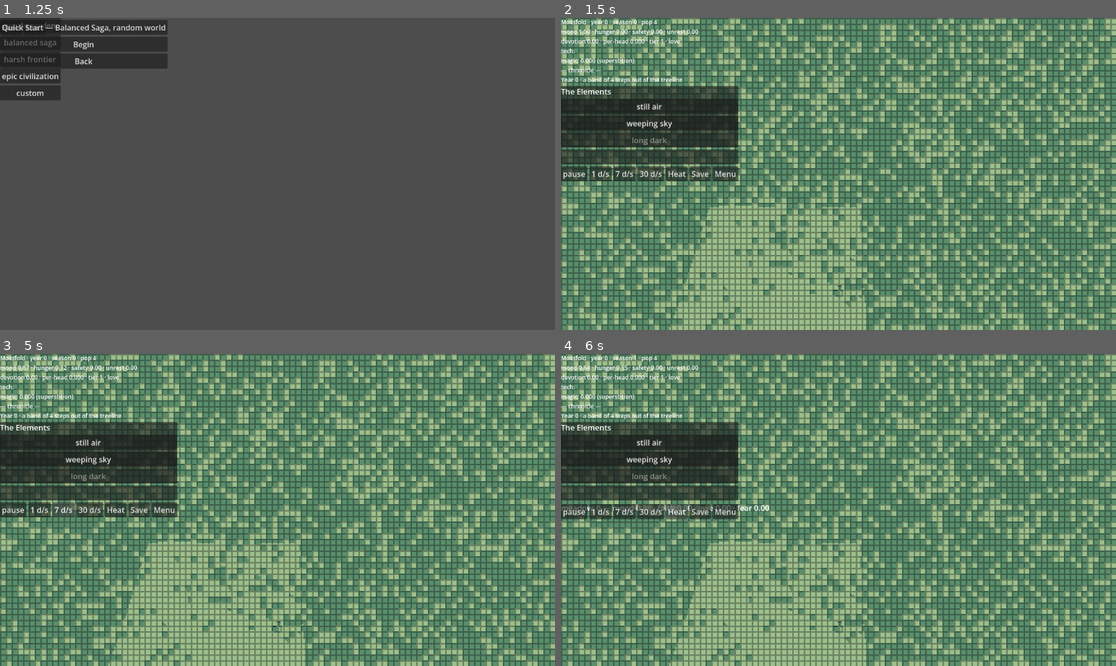
Above: before the commit, frames 1-4 (two rows, left to right).
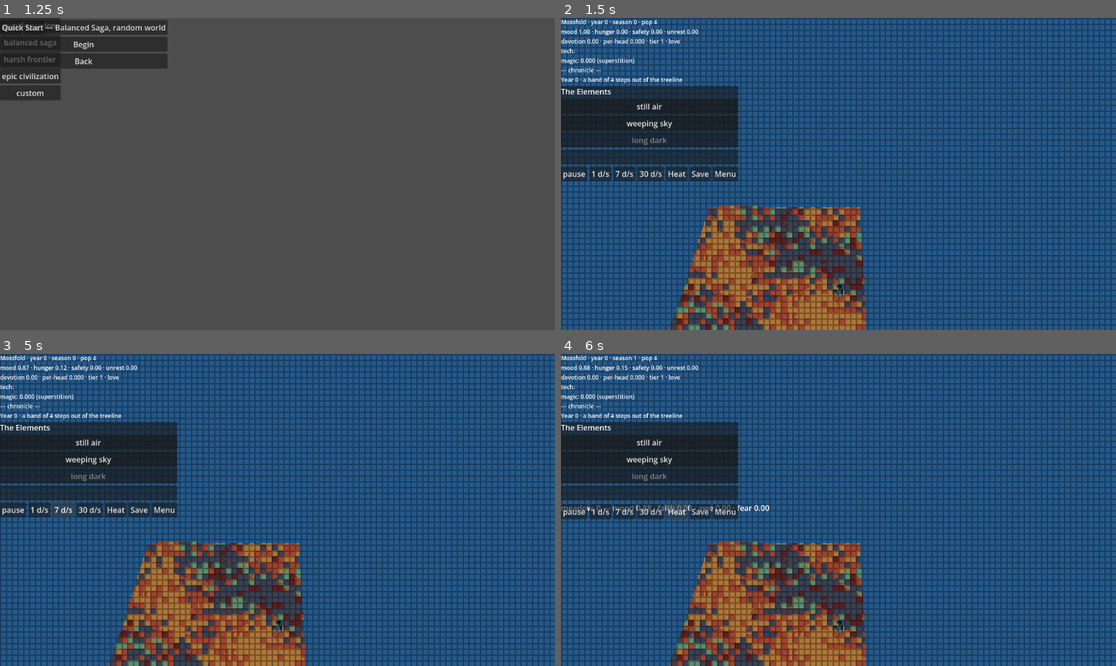
Above: after the commit, the same moments.

Repository: khuzul2/gnome-colony
Game: Godot game, scene res://presentation/main.tscn
Same seed, same stepped clock (60 frames per second), same inputs: the game is played once before the commit and once after it.
Inputs:
- Up to frame 1 (1.25 s): click "New Game" at 0.5 s
- Up to frame 2 (1.5 s): click "Quick Start — Balanced Saga, …" at 1.25 s
- Up to frame 3 (5 s): click "still air" at 2 s; click "weeping sky" at 2.75 s; click "1 d/s" at 3.5 s; click "7 d/s" at 4.25 s
- Up to frame 4 (6 s): click "30 d/s" at 5 s; click "Heat" at 5.75 s

Frame 1 is identical in both runs. In frame 2, 92% of the frame differs, in the area x 0-100%, y 0-100%; in frame 3, 92%; in frame 4, 92%.

Commit message:
R1.4: Ravenna lighting & mood (gold key light on deep-lapis ambient)
StageLighting replaces RunView's daylight: one low warm gold key light
(#f2d488, energy 1.3, 28 deg elevation) over a deep-lapis ambient (#0d1b3e,
energy 0.35) with gold-only bloom (threshold 0.85) — figures luminous on dark.
Black crush is realized by the palette floor; figure rim lands in R1.5. 3 tests.

Co-Authored-By: Claude Opus 4.8 <noreply@anthropic.com>
Claude-Session: https://claude.ai/code/session_01X68E7gvxb9UbHMgv15DTXv

Diff:
--- /dev/null
+++ b/presentation/render/stage_lighting.gd
@@ -0,0 +1,41 @@
+class_name StageLighting
+extends RefCounted
+## R1.4 [rav §R-art]: the late-antique mood — one low, warm gold key light over
+## a deep-lapis ambient, so figures read luminous against a dark ground (the
+## Ravenna idiom). Replaces RunView's plain daylight. Applied inside the pixel
+## stage's own World3D. The "black crush" is realized by the palette floor
+## (#080a12) in the mosaic shader, so it lives here as a documented constant,
+## not a second grade; the figure rim is a puppet-material property (R1.5).
+## Presentation-only.
+
+const KEY_LIGHT := Color("f2d488")  # gold-lit
+const KEY_ENERGY := 1.3
+const SUN_ELEVATION_DEG := 28.0  # low, warm — late afternoon
+const SUN_AZIMUTH_DEG := -35.0
+const AMBIENT_BG := Color("0d1b3e")  # night-lapis
+const AMBIENT_ENERGY := 0.35
+const GLOW_THRESHOLD := 0.85  # bloom on gold only
+const BLACK_CRUSH := 0.04  # realized by the palette floor in mosaic.gdshader
+const FIGURE_RIM := Color("f2d488")  # applied on puppets in R1.5
+const FIGURE_RIM_STRENGTH := 0.4
+
+
+static func build_sun() -> DirectionalLight3D:
+	var sun := DirectionalLight3D.new()
+	sun.name = "sun"
+	sun.light_color = KEY_LIGHT
+	sun.light_energy = KEY_ENERGY
+	sun.rotation_degrees = Vector3(-SUN_ELEVATION_DEG, SUN_AZIMUTH_DEG, 0.0)
+	return sun
+
+
+static func build_environment() -> Environment:
+	var env := Environment.new()
+	env.background_mode = Environment.BG_COLOR
+	env.background_color = AMBIENT_BG
+	env.ambient_light_source = Environment.AMBIENT_SOURCE_COLOR
+	env.ambient_light_color = AMBIENT_BG
+	env.ambient_light_energy = AMBIENT_ENERGY
+	env.glow_enabled = true
+	env.glow_hdr_threshold = GLOW_THRESHOLD
+	return env
--- a/presentation/shell/run_view.gd
+++ b/presentation/shell/run_view.gd
@@ -64,12 +64,8 @@
 ## Camera control [T23.2] — presentation numbers: km/sec panned across
 ## the ground at sensitivity 1.
 const PAN_SPEED := 12.0
-## Lighting [T23.1] — a low afternoon sun + a cool ambient fill so lit
-## materials (the puppets, the heightmap) are visible; the background is
-## a plain daylit sky colour (no HDRI dependency).
-const SUN_ANGLE_DEG := Vector3(-55.0, -35.0, 0.0)
-const SKY_COLOR := Color(0.42, 0.55, 0.68)
-const AMBIENT_COLOR := Color(0.60, 0.62, 0.68)
+## Lighting & mood [R1.4] live in StageLighting (Ravenna gold-on-lapis),
+## replacing T23.1's plain daylight.
 
 var run: GameRun
 var settings: GameSettings
@@ -179,24 +175,14 @@
 		)
 
 
-## Light the world [T23.1]: a directional sun plus an ambient/sky
-## WorldEnvironment, inside the pixel stage's world [R1.2]. Without them the
-## lit puppet/heightmap materials render black and the player sees only the
-## HUD.
+## Light the world [T23.1] in the Ravenna register [R1.4]: a low gold key
+## light + deep-lapis ambient (StageLighting), inside the pixel stage's world
+## [R1.2]. Without them the lit puppet/heightmap materials render black.
 func _build_environment() -> void:
-	var sun := DirectionalLight3D.new()
-	sun.name = "sun"
-	sun.rotation_degrees = SUN_ANGLE_DEG
-	stage_world.add_child(sun)
-	var env := Environment.new()
-	env.background_mode = Environment.BG_COLOR
-	env.background_color = SKY_COLOR
-	env.ambient_light_source = Environment.AMBIENT_SOURCE_COLOR
-	env.ambient_light_color = AMBIENT_COLOR
-	env.ambient_light_energy = 0.6
+	stage_world.add_child(StageLighting.build_sun())
 	var world_env := WorldEnvironment.new()
 	world_env.name = "environment"
-	world_env.environment = env
+	world_env.environment = StageLighting.build_environment()
 	stage_world.add_child(world_env)
 	# A faint unshaded ring under the cursor while an act is armed [T23.4].
 	_highlight = MeshInstance3D.new()
--- /dev/null
+++ b/test/test_stage_lighting.gd
@@ -0,0 +1,47 @@
+extends GutTest
+
+## R1.4 [rav §R-art] — the late-antique lighting: a low warm gold key light
+## and a deep-lapis ambient replace RunView's daylight, and the values match
+## §R-art. Headless can't judge the look (Gate A does); it can gate the
+## resources RunView builds.
+
+var _runs: Array = []
+
+
+func after_each() -> void:
+	for run in _runs:
+		run.shutdown()
+	_runs.clear()
+
+
+func test_key_light_is_low_warm_gold():
+	var sun := StageLighting.build_sun()
+	assert_eq(sun.light_color, Color("f2d488"), "gold key light [§R-art]")
+	assert_almost_eq(sun.light_energy, 1.3, 0.001, "energy 1.3")
+	assert_almost_eq(sun.rotation_degrees.x, -28.0, 0.001, "28° elevation (low, warm)")
+
+
+func test_environment_is_deep_lapis_with_gold_bloom():
+	var env := StageLighting.build_environment()
+	assert_eq(env.background_color, Color("0d1b3e"), "night-lapis ground/sky")
+	assert_eq(env.ambient_light_color, Color("0d1b3e"), "deep-lapis ambient")
+	assert_almost_eq(env.ambient_light_energy, 0.35, 0.001, "dim ambient (figures on dark)")
+	assert_true(env.glow_enabled, "bloom on")
+	assert_almost_eq(env.glow_hdr_threshold, 0.85, 0.001, "bloom threshold 0.85 (gold only)")
+
+
+func test_runview_lights_the_stage_in_the_ravenna_register():
+	Rng.seed_with(1771)
+	var cfg := WorldConfig.new()
+	cfg.seed = 1771
+	cfg.normalize()
+	var run := GameRun.new_game(cfg)
+	_runs.append(run)
+	var view := RunView.new()
+	view.run = run
+	view.settings = GameSettings.new()
+	add_child_autofree(view)
+	var sun := view.stage_world.get_node("sun") as DirectionalLight3D
+	assert_eq(sun.light_color, StageLighting.KEY_LIGHT, "the run's sun is the gold key light")
+	var env := (view.stage_world.get_node("environment") as WorldEnvironment).environment
+	assert_eq(env.background_color, StageLighting.AMBIENT_BG, "…over deep-lapis")
Not shown, changed: PROGRESS.md
